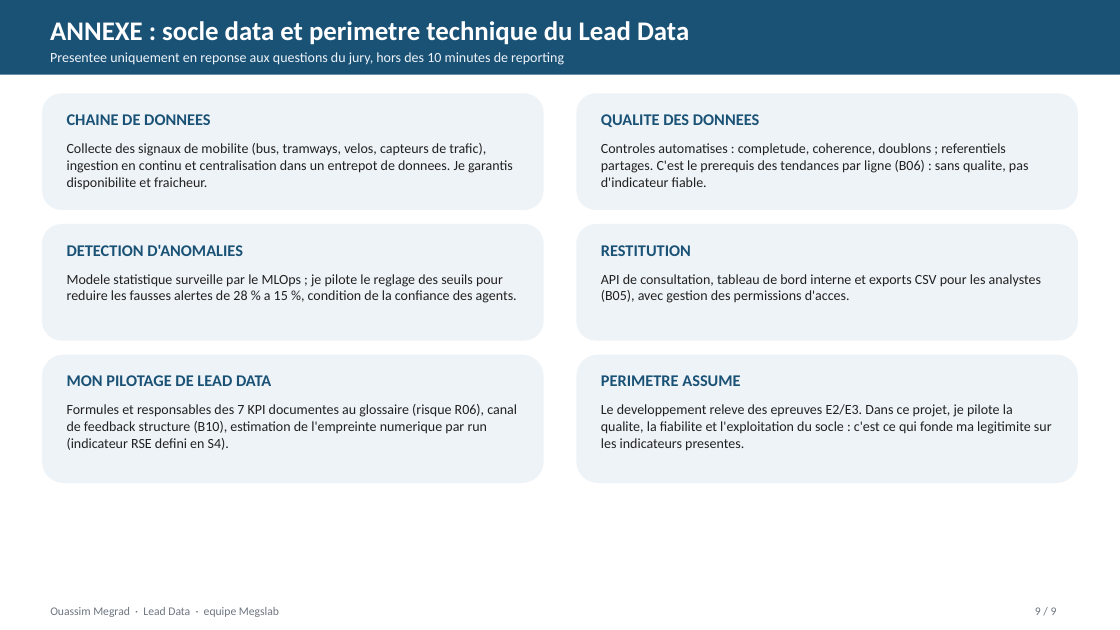
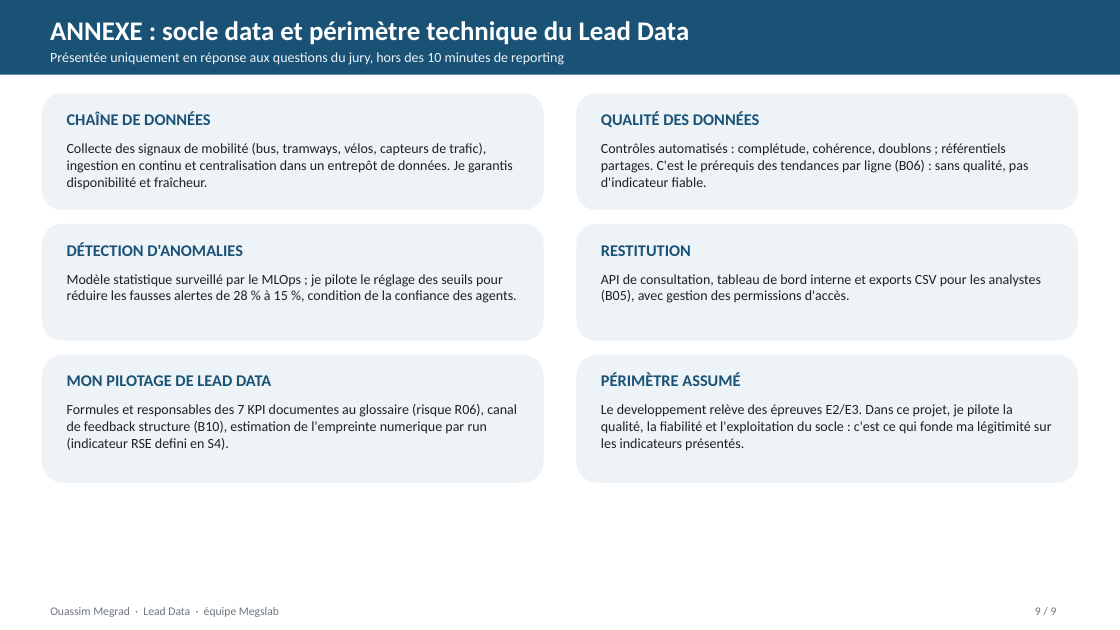
Before and after one commit to ouassim16wass/bloc_e4, a slide deck: slide 9 of livrables/support_reporting_direction.pptx. Drawn at 1120x630 pixels with LibreOffice and Linux fonts; fonts in the diff are those of the drawing. Boxes give left, top, right and bottom in pixels: in the first picture for what was removed or moved away, otherwise in the second. Text is boxed around its words. In the diff, an @@ line names an element or a change of style, - is before the commit and + after.

```diff
--- a/livrables/support_reporting_direction.pptx
+++ b/livrables/support_reporting_direction.pptx
@@ text at (x1=50, y1=21, x2=689, y2=45): text changed @@
-ANNEXE : socle data et perimetre technique du Lead Data
+ANNEXE : socle data et périmètre technique du Lead Data
@@ text at (x1=50, y1=52, x2=564, y2=65): text changed @@
-Presentee uniquement en reponse aux questions du jury, hors des 10 minutes de reporting
+Présentée uniquement en réponse aux questions du jury, hors des 10 minutes de reporting
@@ text at (x1=67, y1=112, x2=210, y2=125): text changed @@
-CHAINE DE DONNEES
+CHAÎNE DE DONNÉES
@@ text at (x1=601, y1=112, x2=759, y2=127): text changed @@
-QUALITE DES DONNEES
+QUALITÉ DES DONNÉES
@@ text at (x1=67, y1=143, x2=513, y2=189): text changed @@
-Collecte des signaux de mobilite (bus, tramways, velos, capteurs de trafic), ingestion en continu et centralisation dans un entrepot de donnees. Je garantis disponibilite et fraicheur.
+Collecte des signaux de mobilité (bus, tramways, vélos, capteurs de trafic), ingestion en continu et centralisation dans un entrepôt de données. Je garantis disponibilité et fraîcheur.
@@ text at (x1=601, y1=143, x2=1029, y2=187): text changed @@
-Controles automatises : completude, coherence, doublons ; referentiels partages. C'est le prerequis des tendances par ligne (B06) : sans qualite, pas d'indicateur fiable.
+Contrôles automatisés : complétude, cohérence, doublons ; référentiels partages. C'est le prérequis des tendances par ligne (B06) : sans qualité, pas d'indicateur fiable.
@@ text at (x1=67, y1=243, x2=243, y2=256): text changed @@
-DETECTION D'ANOMALIES
+DÉTECTION D'ANOMALIES
@@ text at (x1=67, y1=274, x2=517, y2=303): text changed @@
-Modele statistique surveille par le MLOps ; je pilote le reglage des seuils pour reduire les fausses alertes de 28 % a 15 %, condition de la confiance des agents.
+Modèle statistique surveillé par le MLOps ; je pilote le réglage des seuils pour réduire les fausses alertes de 28 % à 15 %, condition de la confiance des agents.
@@ text at (x1=601, y1=274, x2=1041, y2=303): text changed @@
-API de consultation, tableau de bord interne et exports CSV pour les analystes (B05), avec gestion des permissions d'acces.
+API de consultation, tableau de bord interne et exports CSV pour les analystes (B05), avec gestion des permissions d'accès.
@@ text at (x1=601, y1=373, x2=740, y2=386): text changed @@
-PERIMETRE ASSUME
+PÉRIMÈTRE ASSUMÉ
@@ text at (x1=601, y1=404, x2=1052, y2=451): text changed @@
-Le developpement releve des epreuves E2/E3. Dans ce projet, je pilote la qualite, la fiabilite et l'exploitation du socle : c'est ce qui fonde ma legitimite sur les indicateurs presentes.
+Le developpement relève des épreuves E2/E3. Dans ce projet, je pilote la qualité, la fiabilité et l'exploitation du socle : c'est ce qui fonde ma légitimité sur les indicateurs présentés.
```
Also in this commit, not shown: 8 other slides changed, 1 other file.
